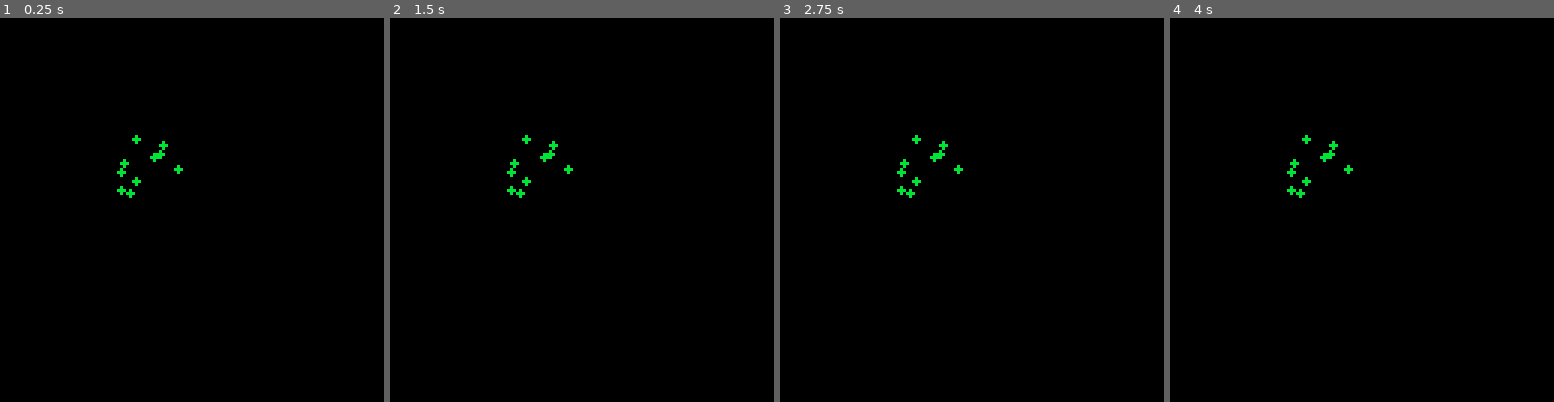
Above: before the commit, frames 1-4 (left to right).
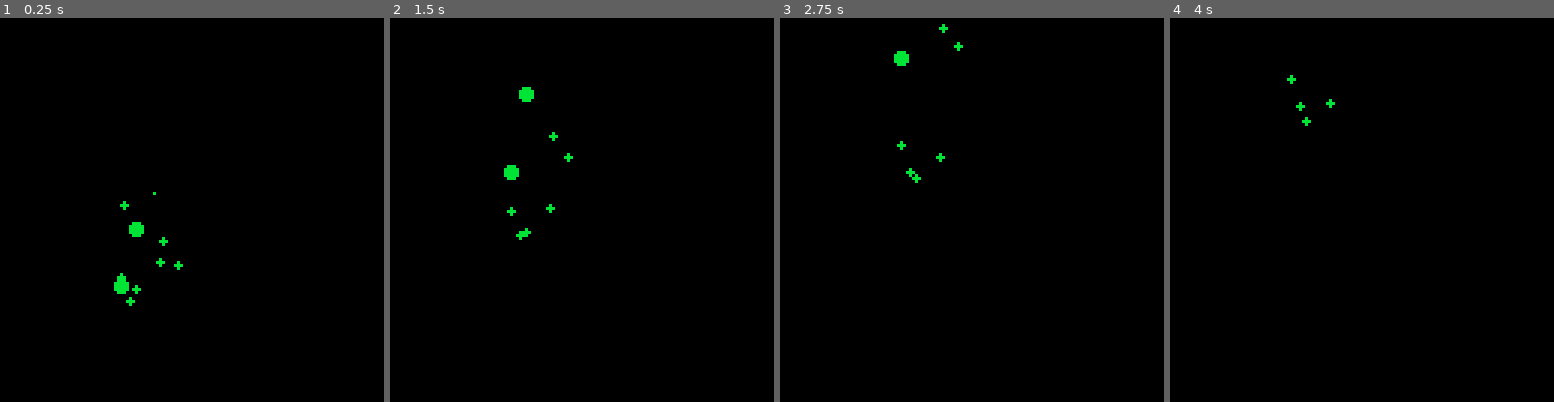
Above: after the commit, the same moments.

Repository: CRBroughton/pico-particles
Game: PICO-8 cartridge pico-particles.p8
Same seed, same stepped clock (60 frames per second), same inputs: the game is played once before the commit and once after it.
Inputs:
- Up to frame 1 (0.25 s): no input
- Up to frame 2 (1.5 s): no input
- Up to frame 3 (2.75 s): no input
- Up to frame 4 (4 s): no input

The runs differ from the first frame. In frame 1, 0.8% of the frame differs, in the area x 29-48%, y 30-75%; in frame 2, 0.7%; in frame 3, 0.6%; in frame 4, 0.4%.

Commit message:
feat: :sparkles: bubble-like effect

Diff:
--- a/main.lua
+++ b/main.lua
@@ -4,16 +4,18 @@
     for i = 1, 10 do
         add(particles, {
             x = 40 + rnd(20),
-            y = 40 + rnd(20),
-            radius = 1,
+            y = 80 + rnd(20),
+            radius = rnd(3),
             colour = 11,
-            speed = 1
+            speed = rnd(2)
        })
     end
 end
 
 function _update60()
-
+    for particle in all(particles) do
+       particle.y -= particle.speed
+    end
 end
 
 function _draw()
